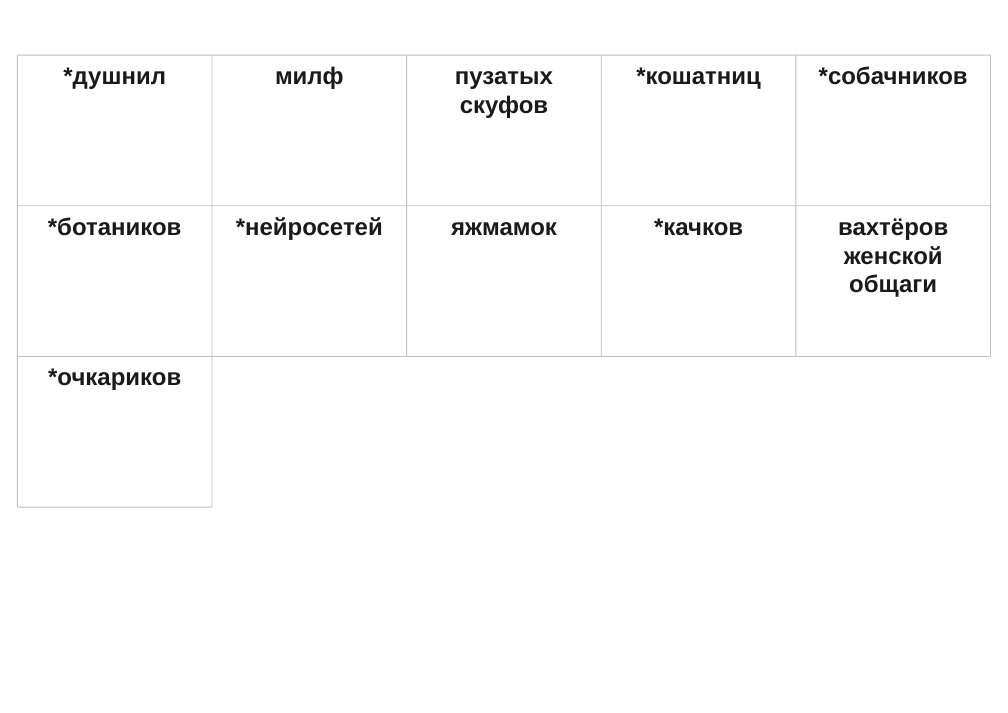
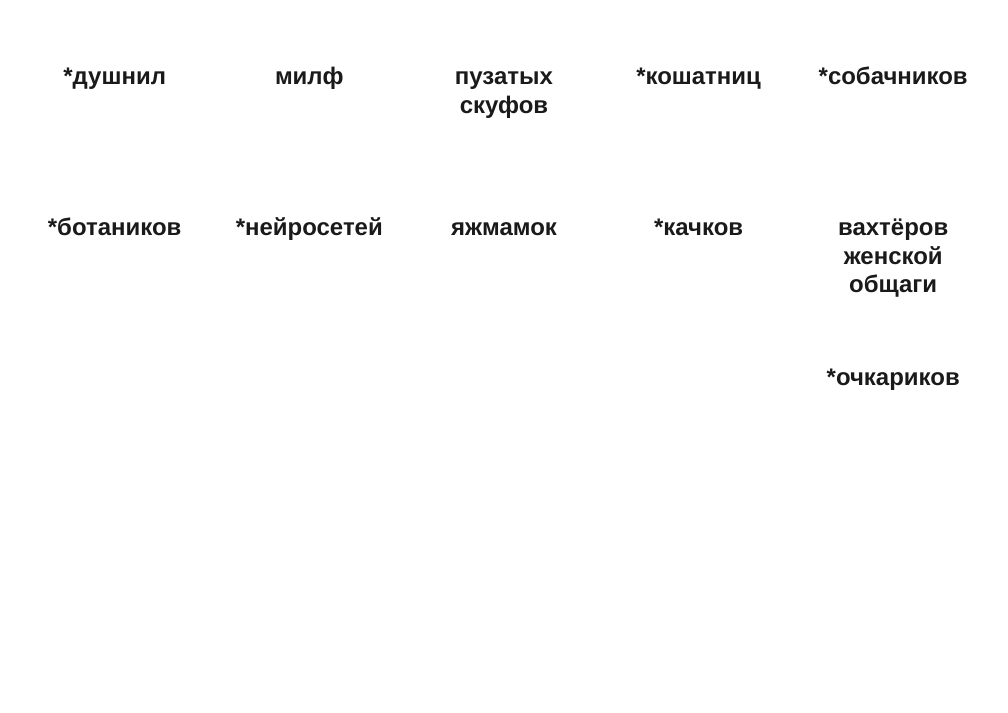
Before and after one commit to Tanion37/svet-moy-zerkalce, a slide deck: slide 4 of output/svet-moy-zerkalce-cards.pptx. Drawn at 1008x713 pixels with LibreOffice and Linux fonts; fonts in the diff are those of the drawing. Boxes give left, top, right and bottom in pixels: in the first picture for what was removed or moved away, otherwise in the second. Text is boxed around its words. In the diff, an @@ line names an element or a change of style, - is before the commit and + after.

```diff
--- a/output/svet-moy-zerkalce-cards.pptx
+++ b/output/svet-moy-zerkalce-cards.pptx
@@ rectangle removed at <box>17,55,212,56</box> @@
@@ rectangle removed at <box>17,55,18,206</box> @@
@@ rectangle removed at <box>211,55,212,206</box> @@
@@ rectangle removed at <box>212,55,407,56</box> @@
@@ rectangle removed at <box>406,55,407,206</box> @@
@@ rectangle removed at <box>407,55,602,56</box> @@
@@ rectangle removed at <box>601,55,602,206</box> @@
@@ rectangle removed at <box>602,55,797,56</box> @@
@@ rectangle removed at <box>796,55,991,56</box> @@
@@ rectangle removed at <box>796,55,797,206</box> @@
@@ rectangle removed at <box>991,55,992,206</box> @@
@@ rectangle removed at <box>17,205,212,206</box> @@
@@ rectangle removed at <box>17,206,18,357</box> @@
@@ rectangle removed at <box>211,206,212,357</box> @@
@@ rectangle removed at <box>212,205,407,206</box> @@
@@ rectangle removed at <box>406,206,407,357</box> @@
@@ rectangle removed at <box>407,205,602,206</box> @@
@@ rectangle removed at <box>601,206,602,357</box> @@
@@ rectangle removed at <box>602,205,797,206</box> @@
@@ rectangle removed at <box>796,205,991,206</box> @@
@@ rectangle removed at <box>796,206,797,357</box> @@
@@ rectangle removed at <box>991,206,992,357</box> @@
@@ rectangle removed at <box>17,356,212,357</box> @@
@@ rectangle removed at <box>17,356,18,507</box> @@
@@ rectangle removed at <box>211,356,212,507</box> @@
@@ rectangle removed at <box>212,356,407,357</box> @@
@@ rectangle removed at <box>407,356,602,357</box> @@
@@ rectangle removed at <box>602,356,797,357</box> @@
@@ text "*очкариков": place and size @@
-text "*очкариков" at <box>48,368,181,390</box>
+text "*очкариков" at <box>827,368,960,390</box>
@@ rectangle removed at <box>796,356,991,357</box> @@
@@ rectangle removed at <box>17,507,212,508</box> @@
```
Also in this commit, not shown: 2 other slides changed, 2 other files.
